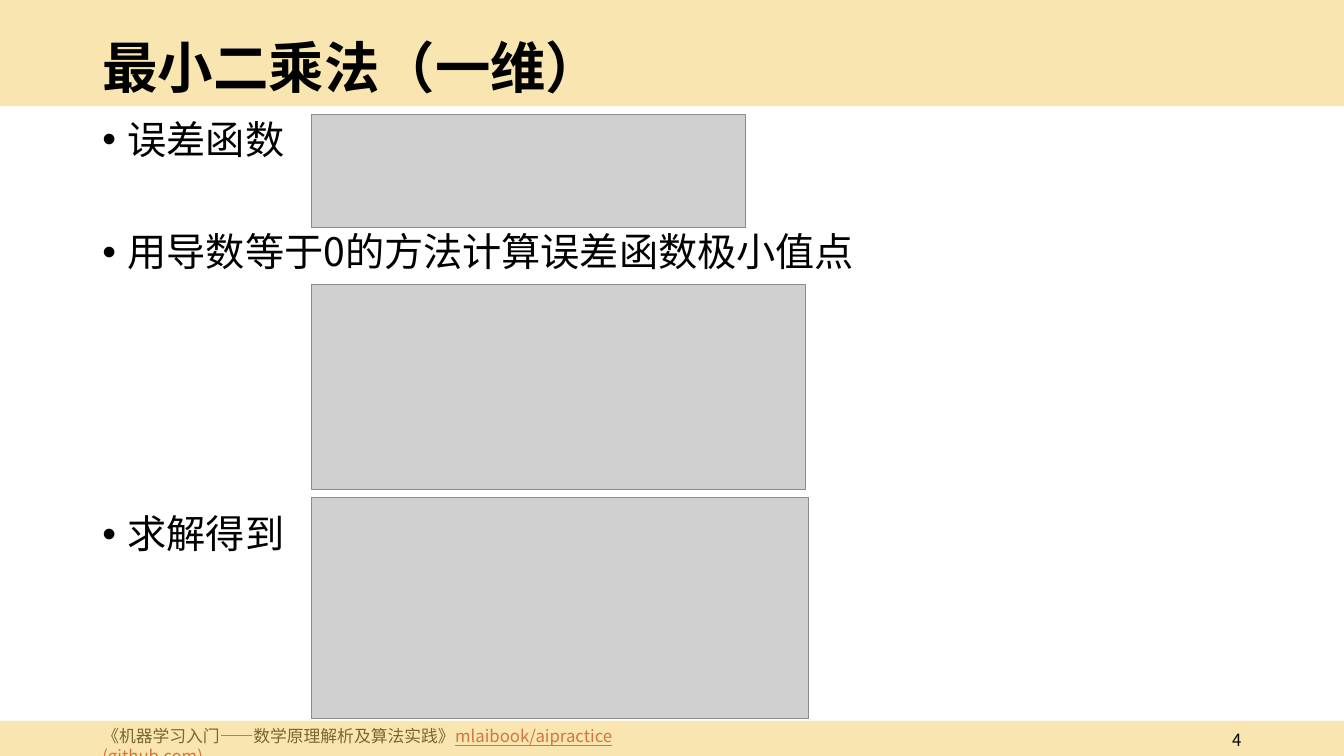
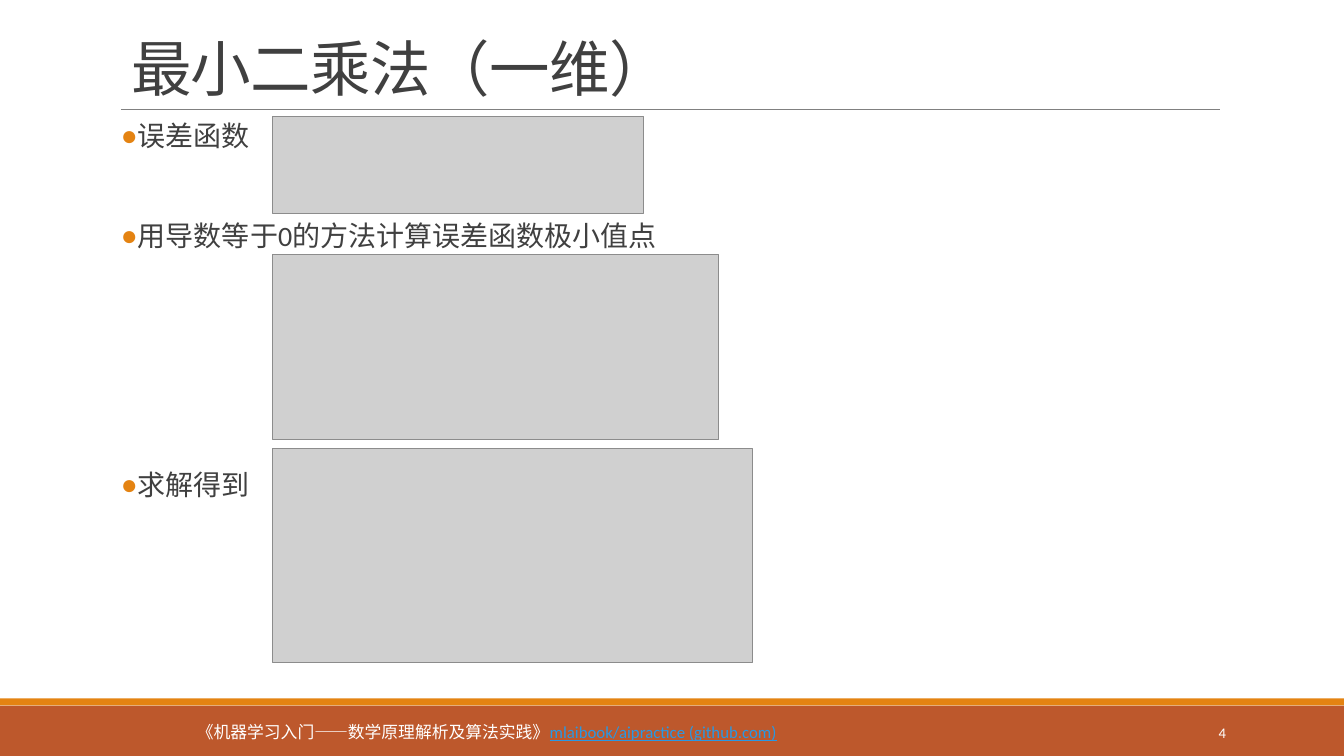
Before and after one commit to mlaibook/mlaibook.github.io, a slide deck: slide 4 of assets/slides/ch4-linear.pptx. Drawn at 1344x756 pixels with LibreOffice and Linux fonts; fonts in the diff are those of the drawing; grey boxes stand for pictures. Boxes give left, top, right and bottom in pixels: in the first picture for what was removed or moved away, otherwise in the second. Text is boxed around its words. In the diff, an @@ line names an element or a change of style, - is before the commit and + after.

```diff
--- a/assets/slides/ch4-linear.pptx
+++ b/assets/slides/ch4-linear.pptx
@@ rectangle removed at box(0, 0, 1344, 106) @@
@@ title "最小二乘法（一维）": place and size @@
-title "最小二乘法（一维）" at box(102, 40, 601, 94)
+title "最小二乘法（一维）" at box(131, 39, 670, 97)
@@ title "最小二乘法（一维）" at box(131, 39, 670, 97): size 39.6 to 43.2 pt, font Arial to Calibri, text colour #000000 to #404040, letter spacing 0 to -0.5 pt, bold off; line spacing 0.9 to 0.85; vertical alignment middle to bottom @@
@@ text "误差函数": place and size @@
-text "误差函数" at box(128, 121, 854, 552)
+text "误差函数" at box(138, 122, 657, 498)
@@ text "误差函数" at box(138, 122, 657, 498): size 28 to 20 pt, font Noto Sans CJK SC to Calibri, text colour #000000 to #404040; bullet • to ●; more space between paragraphs @@
@@ line added from (121, 109) to (1220, 109), #808080 0.5 pt @@
@@ picture: place and size @@
-picture at box(312, 114, 745, 227)
+picture at box(272, 116, 644, 213)
@@ picture: place and size @@
-picture at box(312, 284, 806, 489)
+picture at box(272, 254, 719, 440)
@@ picture: place and size @@
-picture at box(312, 498, 809, 719)
+picture at box(272, 449, 753, 662)
@@ rectangle: place and size @@
-rectangle at box(0, 721, 1344, 756)
+rectangle at box(0, 706, 1344, 756)
@@ rectangle at box(0, 706, 1344, 756): fill #F3CD60 at 50% opacity to #BD582C @@
@@ rectangle added at box(0, 699, 1344, 706), fill #E48312 @@
@@ text "《机器学习入门——数学原理解析及算法实践》mlaibook/aipractice (github.com)": place and size @@
-text "《机器学习入门——数学原理解析及算法实践》mlaibook/aipractice (github.com)" at box(102, 728, 612, 746)
+text "《机器学习入门——数学原理解析及算法实践》mlaibook/aipractice (github.com)" at box(197, 724, 776, 741)
@@ text "《机器学习入门——数学原理解析及算法实践》mlaibook/aipractice (github.com)" at box(197, 724, 776, 741): font Noto Sans CJK SC to Calibri; text colour #000000 to #FFFFFF in "《机器学习入门——数学原理解析及算法实践》mlaibook/aipractice"; text colour #AD1F1F to #2998E3 in "《机器学习入门——数学原理解析及算法实践》mlaibook/aipractice (github.com)" @@
@@ page number: place and size @@
-page number at box(1232, 733, 1241, 746)
+page number at box(1219, 728, 1226, 738)
@@ page number at box(1219, 728, 1226, 738): size 12 to 10.5 pt, font Noto Sans CJK SC to Calibri, text colour #000000 to #FFFFFF @@
```
Also in this commit, not shown: 5 other slides changed, 5 other files.
